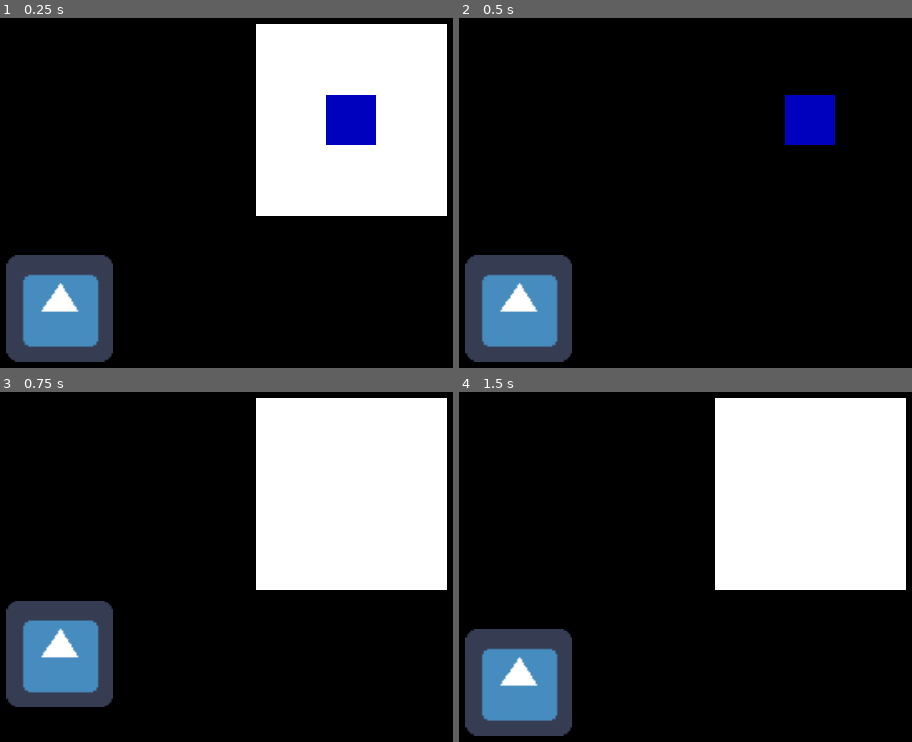
Above: before the commit, frames 1-4 (two rows, left to right).
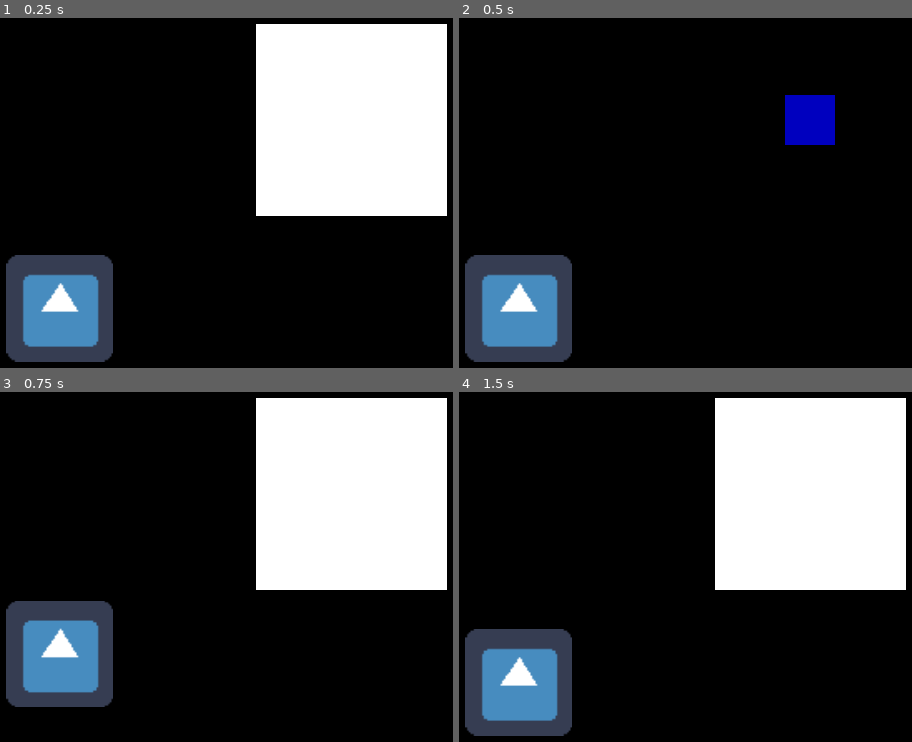
Above: after the commit, the same moments.

Repository: GamuxUnicamp/HIT_IT
Game: Godot game, scene res://scenes/Game.tscn
Two runs of this game, one before a commit and one after it. Both use one fixed random seed, a clock stepped at 60 frames per second and the inputs below. The engine's default icon, where the game draws it, is replaced by a stand-in: a white triangle on a blue panel in a dark square.
Inputs:
- Up to frame 1 (0.25 s): no input
- Up to frame 2 (0.5 s): no input
- Up to frame 3 (0.75 s): tap Enter (ui_accept) at 0.5 s
- Up to frame 4 (1.5 s): tap Enter (ui_accept) at 0.77 s

The runs differ from the first frame. In frame 1, 1.6% of the frame differs, in the area x 71-84%, y 22-37%; in frame 2, nothing differs; in frame 3, nothing differs; in frame 4, nothing differs.

Commit message:
Som consertado e música adicionada

Diff:
--- a/project.godot
+++ b/project.godot
@@ -27,9 +27,6 @@
 
 window/size/width=1920
 window/size/height=1080
-window/size/resizable=false
-window/size/borderless=true
-window/size/fullscreen=true
 window/size/test_width=1280
 window/size/test_height=720
 window/dpi/allow_hidpi=true
--- a/scenes/Game.tscn
+++ b/scenes/Game.tscn
@@ -1,10 +1,9 @@
-[gd_scene load_steps=6 format=2]
+[gd_scene load_steps=5 format=2]
 
 [ext_resource path="res://scripts/Game.gd" type="Script" id=1]
 [ext_resource path="res://scenes/Characters/Character.tscn" type="PackedScene" id=2]
 [ext_resource path="res://scenes/Floor.tscn" type="PackedScene" id=3]
-[ext_resource path="res://resource/click.wav" type="AudioStream" id=4]
-[ext_resource path="res://resource/beep.wav" type="AudioStream" id=5]
+[ext_resource path="res://resource/MUSICA_SP.wav" type="AudioStream" id=4]
 
 [node name="Game" type="Node2D"]
 script = ExtResource( 1 )
@@ -14,6 +13,7 @@
 margin_bottom = 1080.0
 
 [node name="RythmSignal" type="Panel" parent="."]
+visible = false
 margin_left = 700.0
 margin_top = 250.0
 margin_right = 1160.0
@@ -22,6 +22,7 @@
 grow_vertical = 2
 
 [node name="SetbackSignal" type="Panel" parent="."]
+visible = false
 margin_left = 870.0
 margin_top = 420.0
 margin_right = 990.0
@@ -35,8 +36,9 @@
 
 [node name="SoundNodes" type="Node" parent="."]
 
-[node name="Rythm" type="AudioStreamPlayer" parent="SoundNodes"]
+[node name="Rythm" type="AudioStreamPlayer2D" parent="SoundNodes"]
+
+[node name="Setback" type="AudioStreamPlayer2D" parent="SoundNodes"]
+
+[node name="Music" type="AudioStreamPlayer" parent="SoundNodes"]
 stream = ExtResource( 4 )
-
-[node name="Setback" type="AudioStreamPlayer" parent="SoundNodes"]
-stream = ExtResource( 5 )
--- a/scripts/Game.gd
+++ b/scripts/Game.gd
@@ -32,26 +32,39 @@
 	setback_signal_panel.update()
 
 func _process(delta):
-	game_time += delta
-	rythm_update()
+	game_time += delta # Relógio do jogo
+	rythm_update() # Atualiza o ritmo do jogo
 
 func rythm_update():
+	# Porcentagem entre uma batida e outra
 	var rythm_time = fmod(game_time, 60.0/bpm)/(60.0/bpm)
 
+	# Definir o delay da música, para sincronizar com o metrônomo
+	if not $SoundNodes/Music.playing and game_time >= 0.5:
+		$SoundNodes/Music.play()
+
 	# Ligar press_time no tempo e no contratempo
-	if rythm_time <= 0.5:
+	if rythm_time <= 0.5: # Tempo
 		press_time = true
-		rythm_signal_panel.show()
-		if not rythm_sound_node.playing:
+		rythm_signal_panel.show() # Mostra quadrado branco
+		if rythm_sound_node.visible:
 			rythm_sound_node.play()
-	elif rythm_time > 0.625 and rythm_time < 0.875:
+			rythm_sound_node.hide()
+
+	elif rythm_time > 0.625 and rythm_time < 0.875: # Contratempo
 		press_time = true
-		setback_signal_panel.show()
-		if not setback_sound_node.playing:
+		setback_signal_panel.show() # Mostra quadrado azul
+		if setback_sound_node.visible:
 			setback_sound_node.play()
+			setback_sound_node.hide()
 	else:
+		# Reiniciar objetos para a próxima batida
 		press_time = false
 		p1_pressed = false
 		p2_pressed = false
+		rythm_sound_node.show()
+		setback_sound_node.show()
+
+		# Esconder os quadrados quando não for tempo nem contratempo
 		rythm_signal_panel.hide()
 		setback_signal_panel.hide()
Not shown, added: resource/MUSICA_SP.wav.import
Not shown, added: resource/MUSICA_SP.wav
